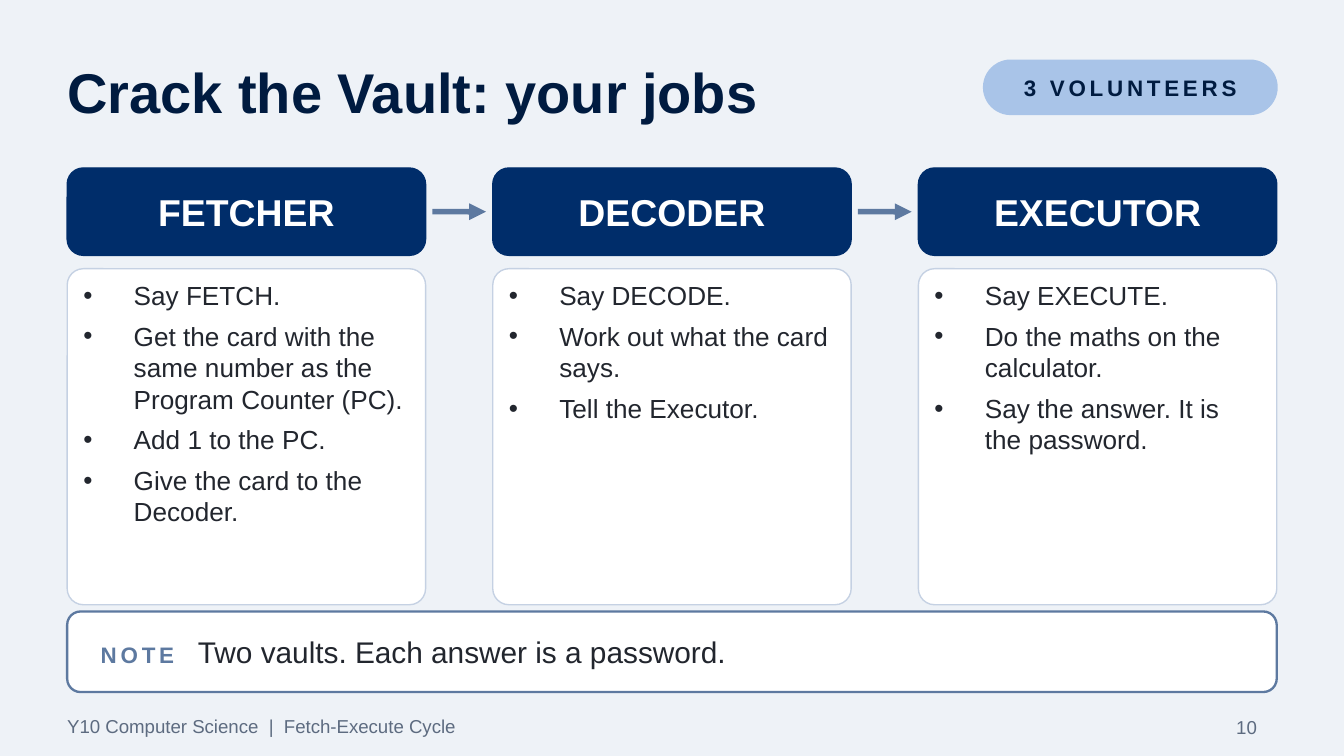
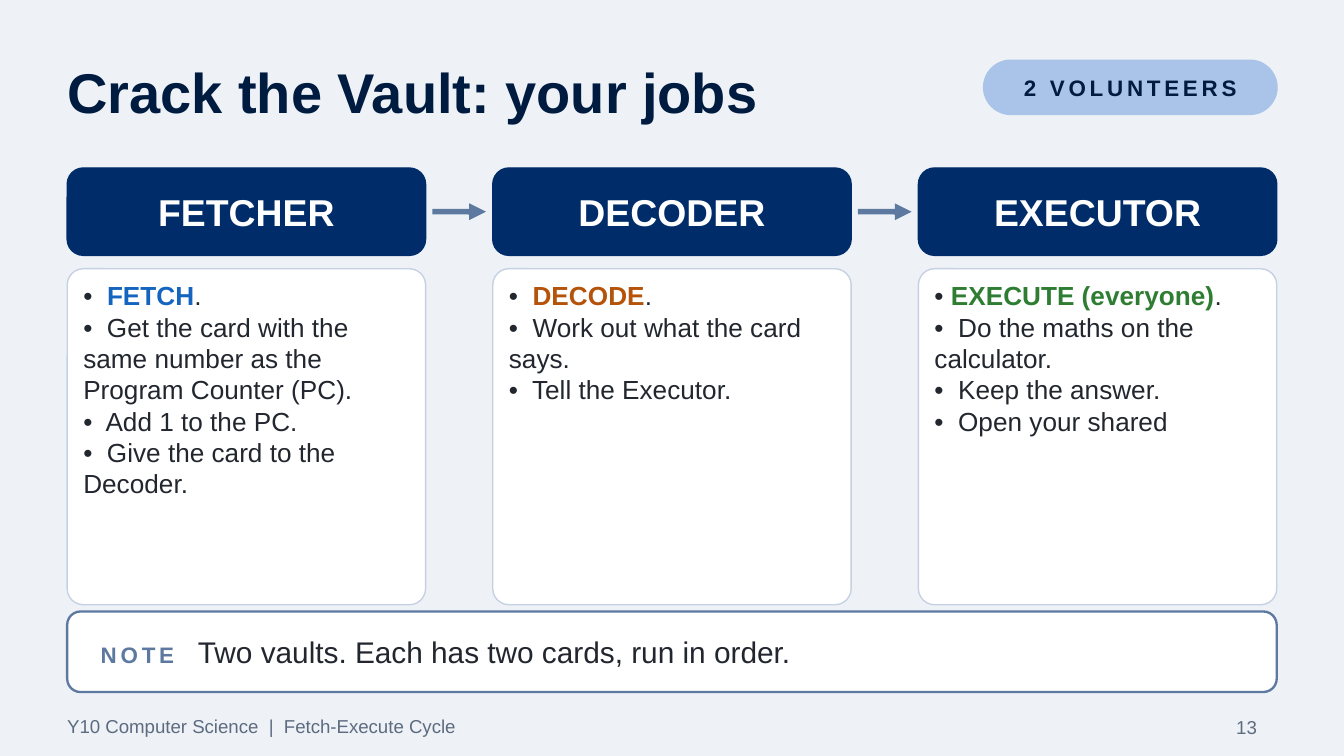
Before and after one commit to Dr-Hughes/Teaching-Materials, a slide deck: slide 13 of computer-science/gcse/y10-systems-architecture-the-fetch-execute-cycle/y10-fetch-execute-cycle.pptx (slide 10 before the commit). Drawn at 1344x756 pixels with LibreOffice and Linux fonts; fonts in the diff are those of the drawing. Boxes give left, top, right and bottom in pixels: in the first picture for what was removed or moved away, otherwise in the second. Text is boxed around its words. In the diff, an @@ line names an element or a change of style, - is before the commit and + after.

```diff
--- a/computer-science/gcse/y10-systems-architecture-the-fetch-execute-cycle/y10-fetch-execute-cycle.pptx
+++ b/computer-science/gcse/y10-systems-architecture-the-fetch-execute-cycle/y10-fetch-execute-cycle.pptx
@@ text at (1024,80,1237,96): text changed @@
-3 VOLUNTEERS
+2 VOLUNTEERS
@@ text at (83,286,352,494): text changed @@
-• Say FETCH.
-• Get the card with the same number as the Program Counter (PC).
-• Add 1 to the PC.
-• Give the card to the Decoder.
+• FETCH.
+• Get the card with the same number as the Program Counter (PC).
+• Add 1 to the PC.
+• Give the card to the Decoder.
@@ text at (509,286,801,400): text changed @@
-• Say DECODE.
-• Work out what the card says.
-• Tell the Executor.
+• DECODE.
+• Work out what the card says.
+• Tell the Executor.
@@ text at (934,286,1222,437): text changed @@
-• Say EXECUTE.
-• Do the maths on the calculator.
-• Say the answer. It is the password.
+• EXECUTE (everyone).
+• Do the maths on the calculator.
+• Keep the answer.
+• Open your shared
@@ text at (101,641,790,667): text changed @@
-NOTE Two vaults. Each answer is a password.
+NOTE Two vaults. Each has two cards, run in order.
@@ page number at (1236,721,1257,734): text changed @@
-10
+13
```
Also in this commit, not shown: 15 other slides changed, 5 slides added, 5 slides removed, 41 other files.
